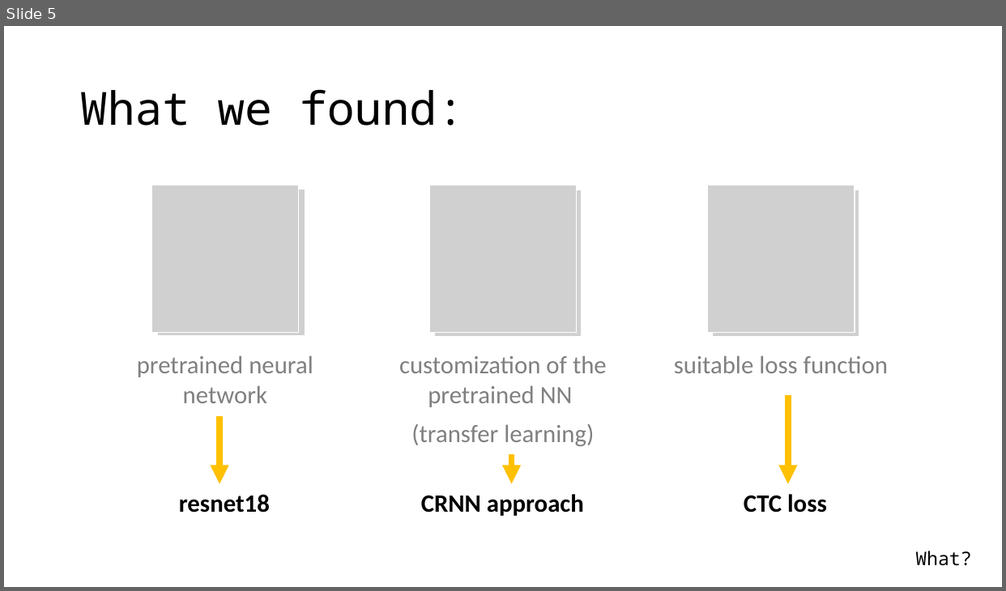
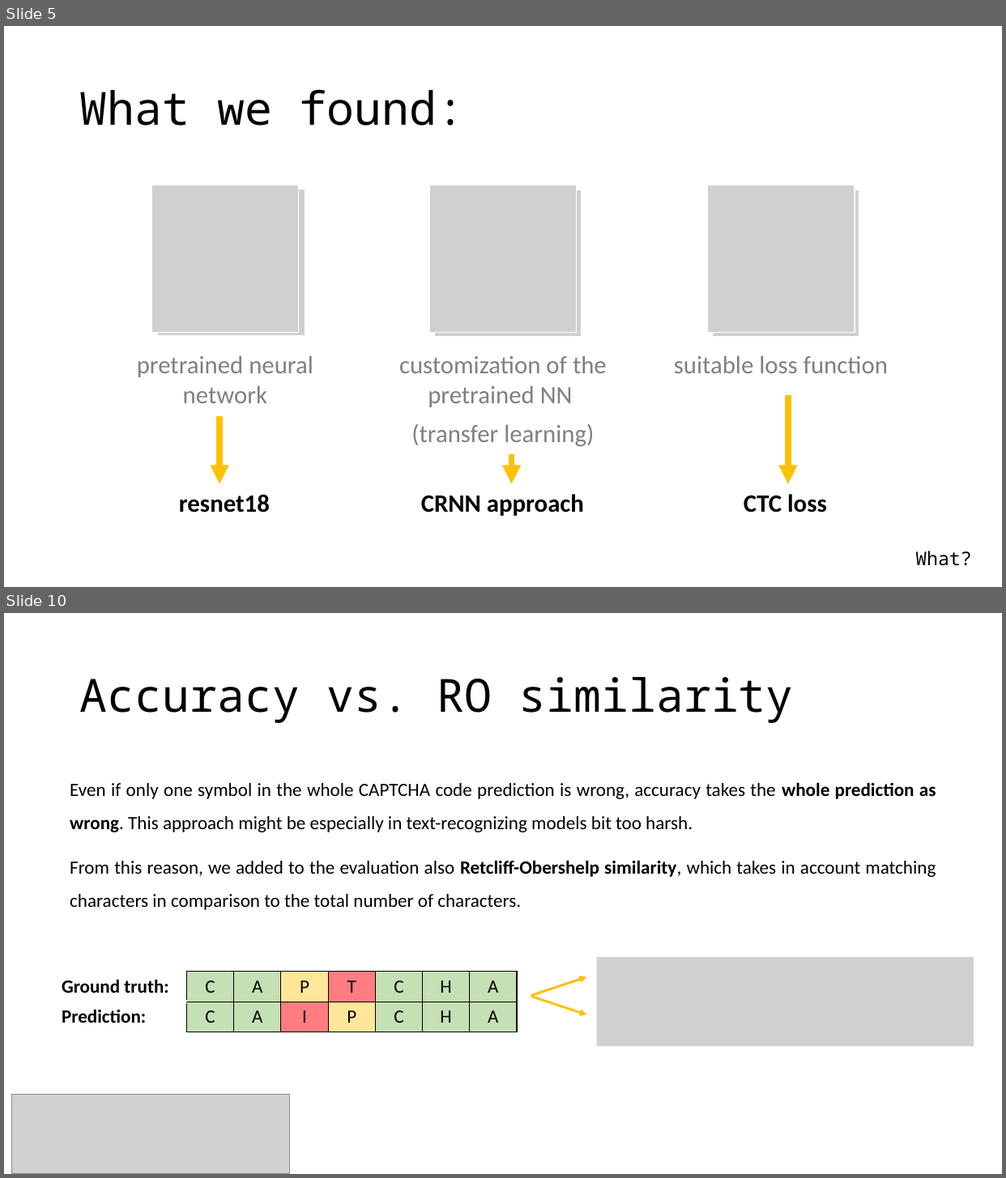
Before and after one commit to Strojove-uceni/final-projects-i_am_not_a_robot, a slide deck: presentation/Final_presentation_draft.pptx. Shown one above the other, each under a label of ours: slide 5 before the commit, slides 5 and 10 after it; the slides between them are not shown. The pictures are 1006x591 and 1006x1178 pixels, drawn with LibreOffice and Linux fonts; fonts in the diff are those of the drawing; grey boxes stand for pictures. Boxes give left, top, right and bottom in pixels: in the first picture for what was removed or moved away, otherwise in the second. Text is boxed around its words. In the diff, an @@ line names an element or a change of style, - is before the commit and + after.

```diff
--- a/presentation/Final_presentation_draft.pptx
+++ b/presentation/Final_presentation_draft.pptx
@@ slide 10 added at bbox=[4, 613, 1002, 1174], background #FFFFFF @@
@@ title added at bbox=[80, 677, 794, 723], 44 pt, text #000000 @@
+Accuracy vs. RO similarity
@@ text added at bbox=[70, 782, 936, 910], 18 pt, text #000000 @@
+Even if only one symbol in the whole CAPTCHA code prediction is wrong, accuracy takes the whole prediction as wrong. This approach might be especially in text-recognizing models bit too harsh.
+From this reason, we added to the evaluation also Retcliff-Obershelp similarity, which takes in account matching characters in comparison to the total number of characters.
@@ table added at bbox=[54, 972, 517, 1033], 2 rows, 8 columns @@
+Ground truth: | C | A | P | T | C | H | A
+Prediction: | C | A | I | P | C | H | A
@@ picture added at bbox=[597, 957, 974, 1046] @@
@@ arrow added from (531, 995) to (586, 977), #FFC000 2.25 pt @@
@@ arrow added from (531, 996) to (587, 1015), #FFC000 2.25 pt @@
@@ picture added at bbox=[11, 1094, 289, 1174] @@
```
Also in this commit, not shown: 4 slides changed, 7 other slides added, 4 slides removed.
